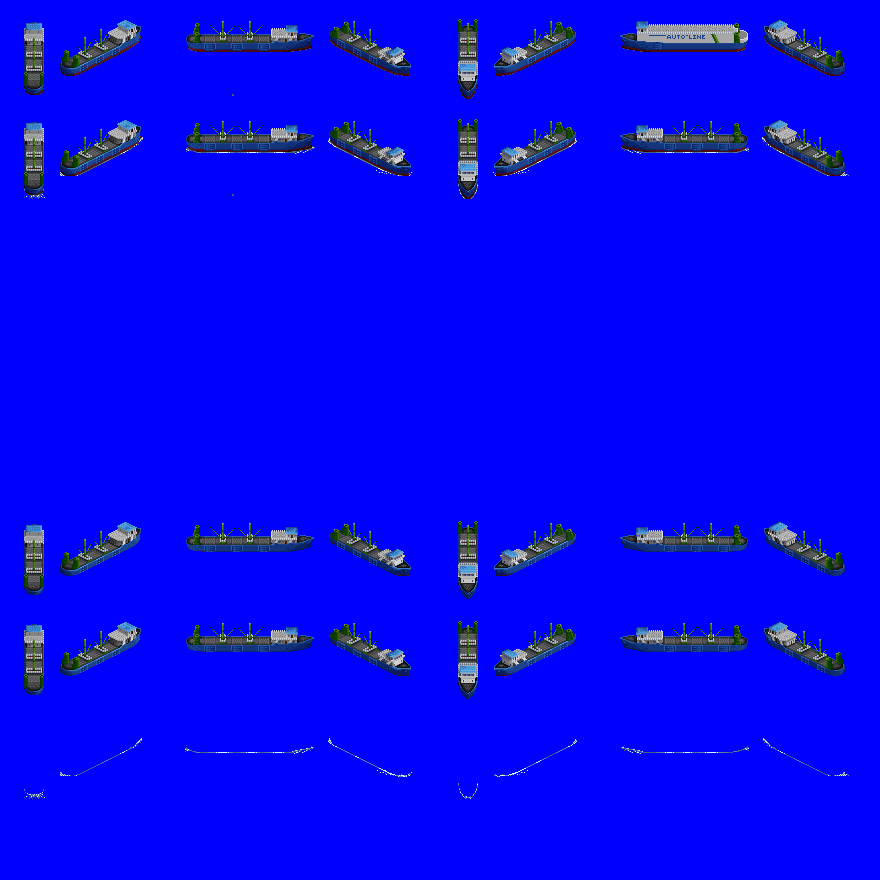
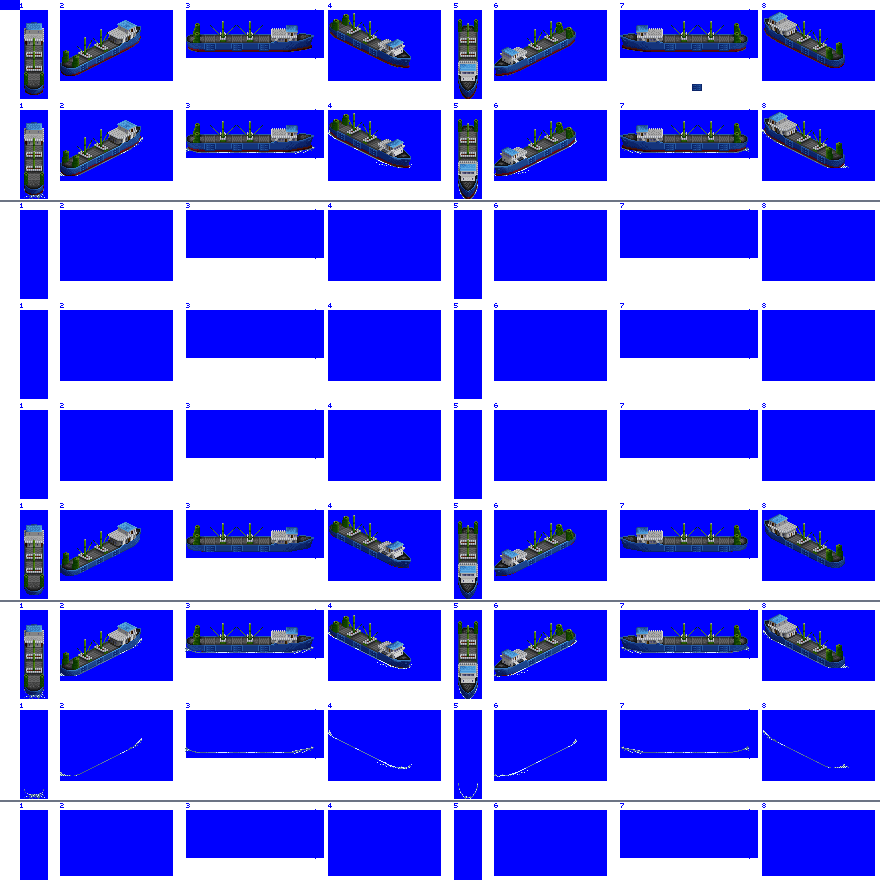
Before/after of a 880x880 layered artwork. What changed in the layer stack:
showed "connor", moved it above "hitsuji", painted on it over [24, 12, 845, 699]
hid "car carrier" over [24, 19, 845, 699]
painted on "wake" over [24, 129, 849, 777]
painted on "blue" over [0, 0, 880, 880]
showed "bg" over [0, 0, 880, 880]
hid "maddalena_vehicle_ferry_0.png" over [0, 0, 880, 880]
